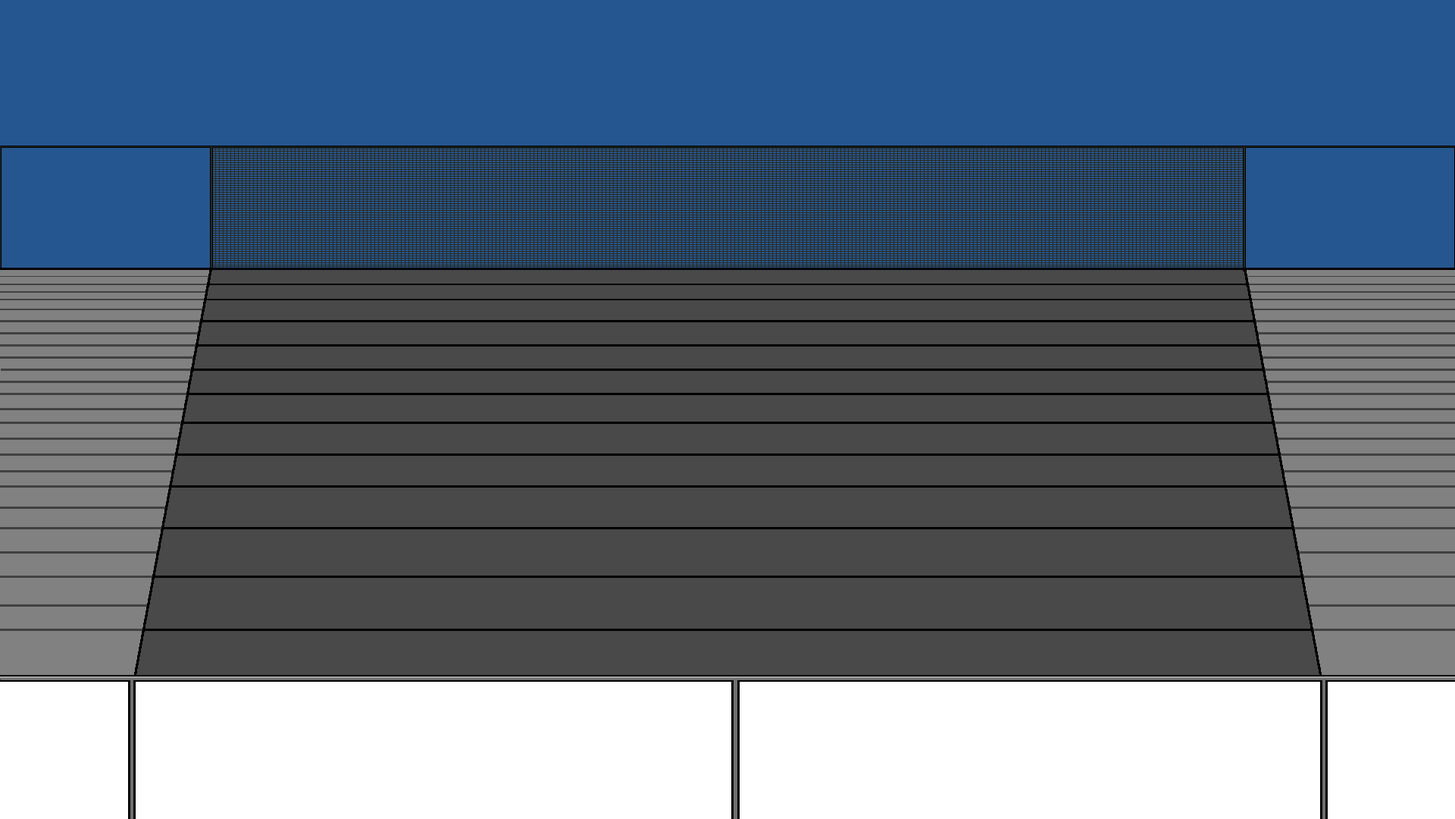
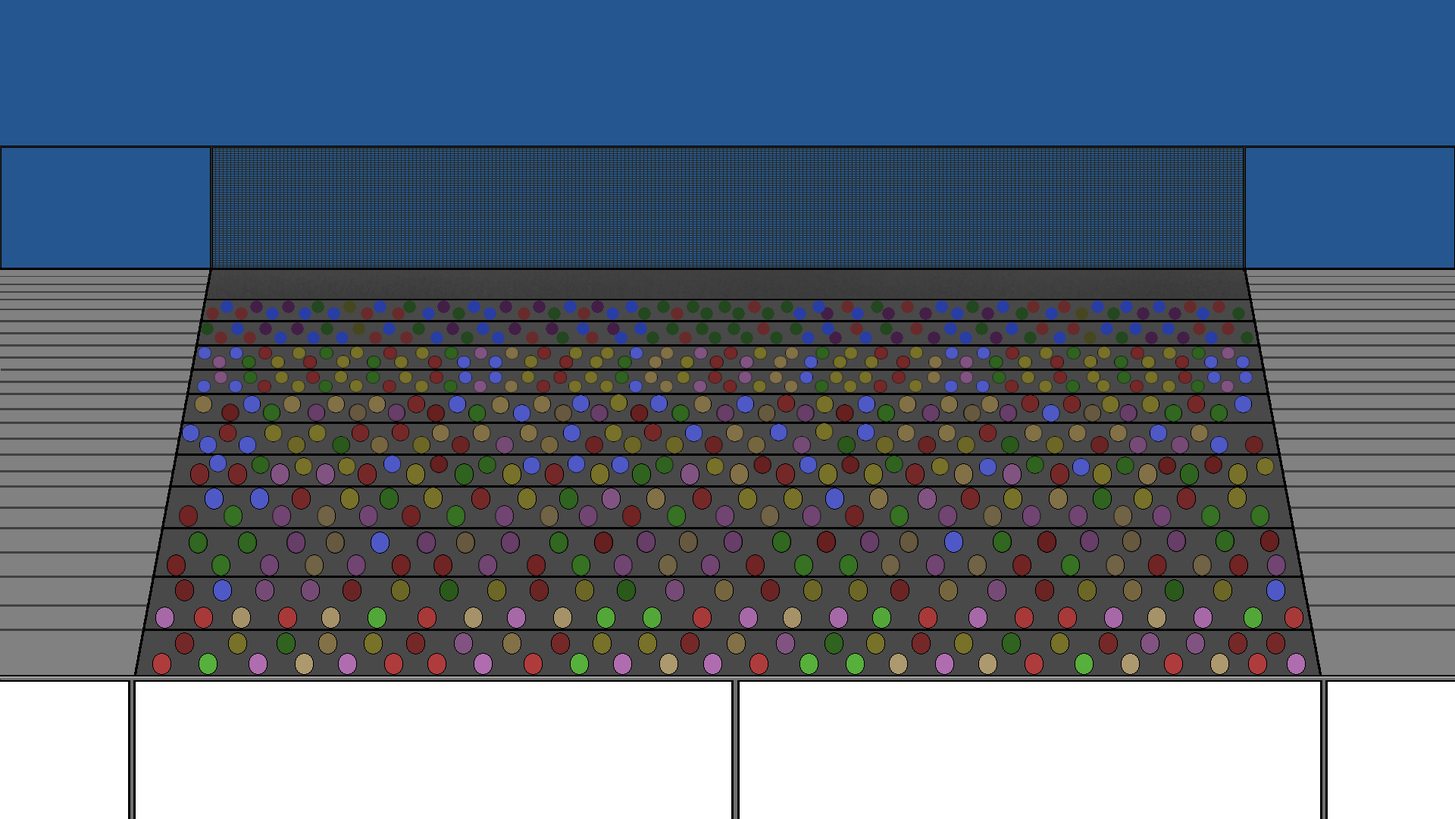
Comparing the layer stacks of the two 1455 × 819 images. Changes:
added layer "Caras2" (dissolve) above "Caras1" over (x1=175, y1=300, x2=1286, y2=655)
added layer "Caras1" (dissolve) above "Background" over (x1=152, y1=306, x2=1307, y2=675)
painted on "Background" over (x1=206, y1=269, x2=1250, y2=299)
